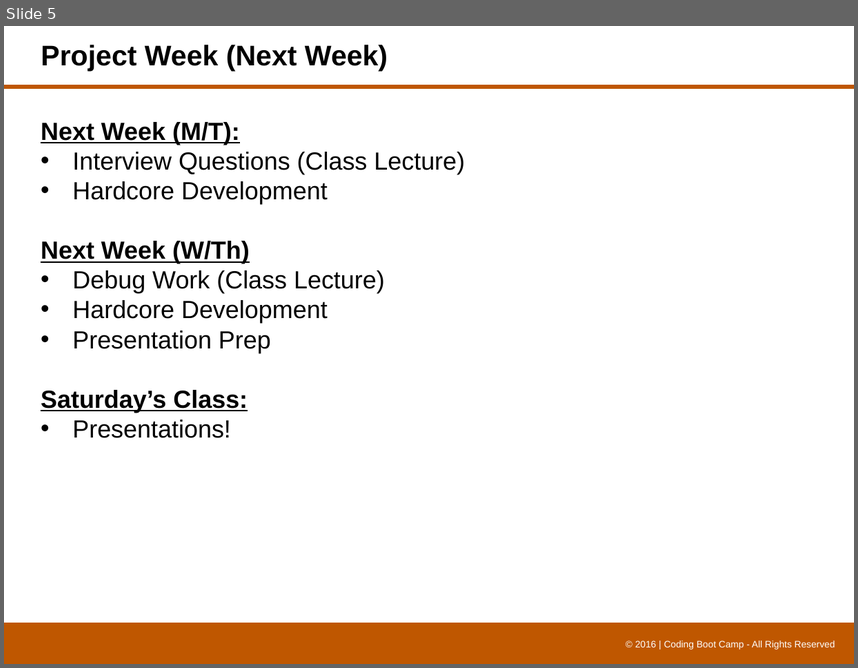
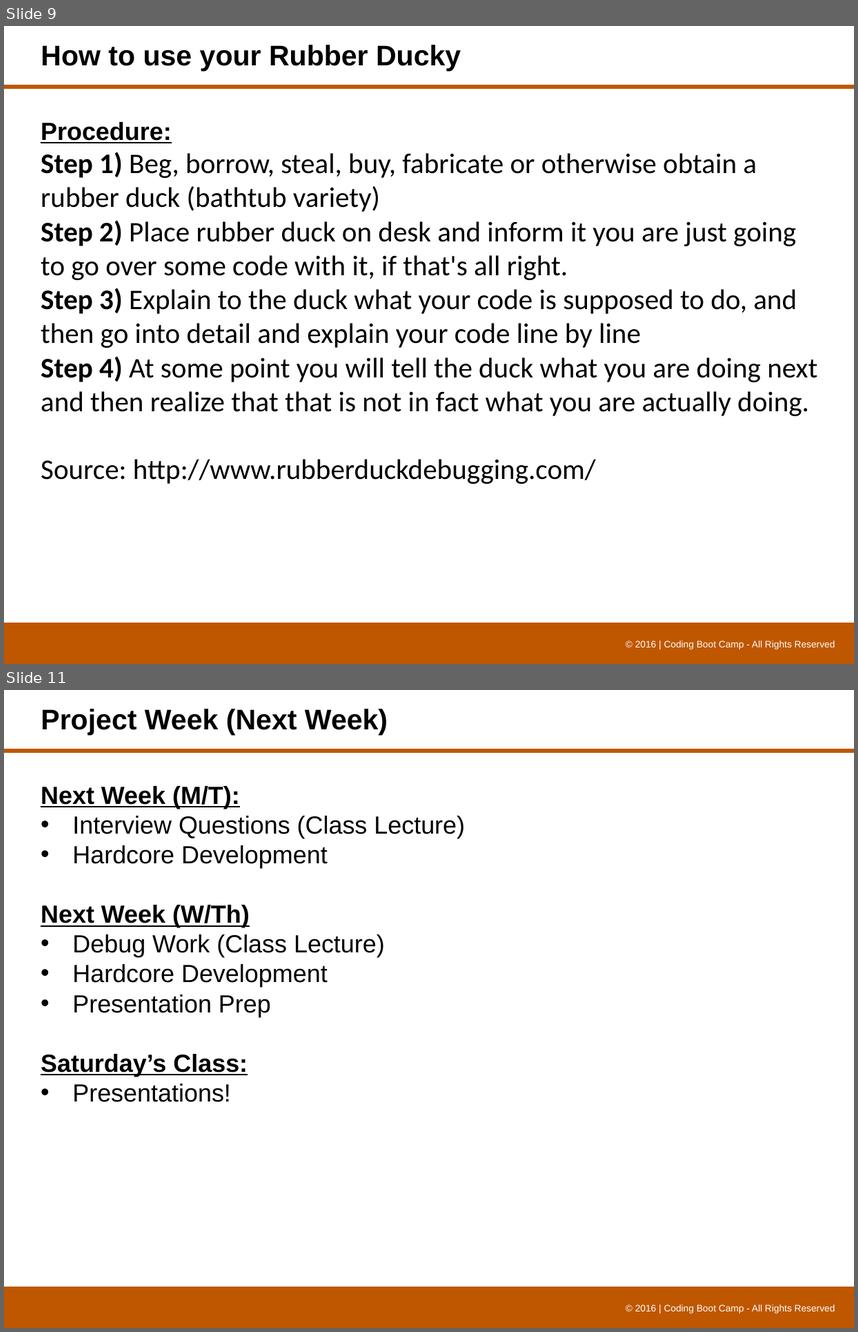
Before and after one commit to threecs/camp, a slide deck: 0419-tth-class-content/08-api-project/8.1/UT-API_Project_Week_1.pptx. Shown one above the other, each under a label of ours: slide 5 before the commit, slides 9 and 11 after it; the slides between them are not shown. The pictures are 858x668 and 858x1332 pixels, drawn with LibreOffice and Linux fonts; fonts in the diff are those of the drawing; background and template pictures are left out. Boxes give left, top, right and bottom in pixels: in the first picture for what was removed or moved away, otherwise in the second. Text is boxed around its words. In the diff, an @@ line names an element or a change of style, - is before the commit and + after.

```diff
--- a/0419-tth-class-content/08-api-project/8.1/UT-API_Project_Week_1.pptx
+++ b/0419-tth-class-content/08-api-project/8.1/UT-API_Project_Week_1.pptx
@@ slide 9 added at (x1=4, y1=26, x2=854, y2=664), background #FFFFFF; not listed: 3 template elements that a slide beside it also shows @@
@@ title added at (x1=41, y1=45, x2=461, y2=71), 24 pt, text #000000, bold @@
+How to use your Rubber Ducky
@@ text added at (x1=41, y1=122, x2=818, y2=483), 24 pt, text #000000 @@
+Procedure:
+Step 1) Beg, borrow, steal, buy, fabricate or otherwise obtain a rubber duck (bathtub variety)
+Step 2) Place rubber duck on desk and inform it you are just going to go over some code with it, if that's all right.
+Step 3) Explain to the duck what your code is supposed to do, and then go into detail and explain your code line by line
+Step 4) At some point you will tell the duck what you are doing next and then realize that that is not in fact what you are actually doing.
+Source: http://www.rubberduckdebugging.com/
@@ what was slide 5 is now slide 11 @@
```
Also in this commit, not shown: 1 slide changed, 8 other slides added, 4 slides removed, 21 other files.
